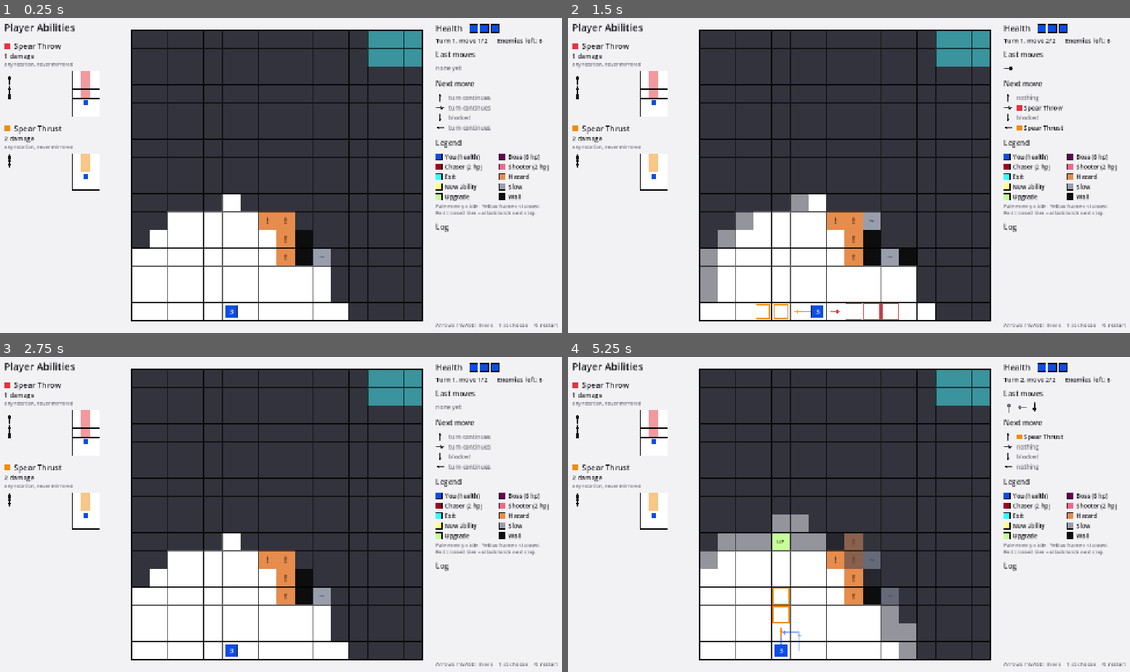
Above: before the commit, frames 1-4 (two rows, left to right).
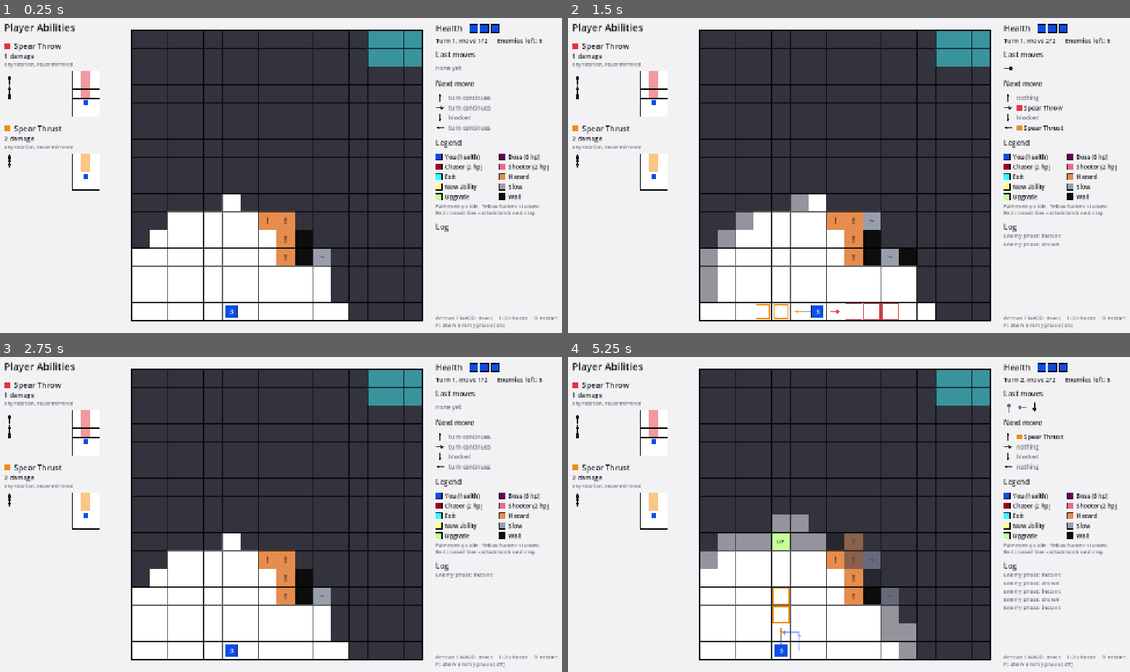
Above: after the commit, the same moments.

Repository: ftschirpke/Project-Grid
Game: Godot game, scene res://src/view/main.tscn
Two runs of this game, one before a commit and one after it. Both use one fixed random seed, a clock stepped at 60 frames per second and the inputs below.
Inputs:
- Up to frame 1 (0.25 s): no input
- Up to frame 2 (1.5 s): tap Enter at 0.5 s; hold Right 0.53-1.28 s; tap P at 0.6, 1.35 s; tap Space at 1.25 s; hold Down from 1.28 s (still down)
- Up to frame 3 (2.75 s): tap Enter at 2 s; release Down at 2.03 s; hold Right from 2.03 s (still down); tap R at 2.1 s; tap P at 2.3 s
- Up to frame 4 (5.25 s): tap Space at 2.75, 4.25 s; release Right at 2.78 s; hold Up 2.78-3.53 s; tap 1 at 2.85 s; tap P at 3.05, 3.8, 4.35, 5.1 s; tap Enter at 3.5 s; hold Left 3.53-5.03 s; tap 9 at 3.6 s; hold Down from 5.03 s (still down)

The runs differ from the first frame. In frame 1, 0.3% of the frame differs, in the area x 77-100%, y 94-99%; in frame 2, 0.4%; in frame 3, 0.4%; in frame 4, 0.7%, in the area x 77-100%, y 68-99%.

Commit message:
feat: show the enemy phase as a separate beat
After the player's last move of a turn the board shows "ENEMY TURN",
then all enemies and projectiles act at once. Toggle with P (stored in
user://settings.cfg); off is seamless as before. Only pauses when an
active enemy or projectile is on the board.

Game can now pause before the phase flagged opens_enemy_phase
(pause_before_enemies, resume_enemy_phase). The steps of one key press
run from a queue so a pause between the two steps of a slow-terrain
move resumes correctly. Tests check that pausing never changes the
outcome.

Co-Authored-By: Claude Opus 5.5 <noreply@anthropic.com>

Diff:
--- a/data/rules.tres
+++ b/data/rules.tres
@@ -29,6 +29,7 @@
 [sub_resource type="Resource" id="p05_enemy_actions"]
 script = ExtResource("7")
 turn_end_only = true
+opens_enemy_phase = true
 
 [sub_resource type="Resource" id="p06_projectiles"]
 script = ExtResource("8")
--- a/src/core/game.gd
+++ b/src/core/game.gd
@@ -9,6 +9,13 @@
 var tile_types: Array[TileDef] = []
 var enemy_types: Array[EnemyDef] = []
 var _room_text := ""
+## Stop before the enemy phase of each turn until resume_enemy_phase() is
+## called. Presentation only: the outcome is identical either way.
+var pause_before_enemies := false
+## Steps of the current key press still to run (several on slow terrain).
+var _queue: Array[StepContext] = []
+## Index of the phase the paused step continues with, or -1.
+var _paused_at := -1
 
 
 ## `room_text` overrides the configured room file (used by tests).
@@ -26,6 +33,8 @@
 
 ## Rebuilds the room from scratch. `state` is a new object afterwards.
 func restart() -> void:
+	_queue.clear()
+	_paused_at = -1
 	state = RoomLoader.build(config, _room_text, tile_types, enemy_types)
 	state.update_vision()
 	state.update_activation()
@@ -33,7 +42,7 @@
 
 ## Handles one direction key. Returns true if time passed.
 func try_move(dir: int) -> bool:
-	if state.status != GameState.Status.PLAYING or state.current_choice() != null:
+	if state.status != GameState.Status.PLAYING or state.current_choice() != null or is_enemy_phase_pending():
 		return false
 	var target := state.player.pos + Grid.vec(dir)
 	if not state.can_player_enter(target):
@@ -41,7 +50,8 @@
 			return false
 		match config.rules.boxed_in:
 			GameRules.BoxedIn.PASS_TURN:
-				_run_step(StepContext.new())
+				_queue.append(StepContext.new())
+				_run_queue()
 				return true
 			GameRules.BoxedIn.LOSE:
 				state.lose("Boxed in")
@@ -56,10 +66,26 @@
 		ctx.dir = dir
 		ctx.target = target
 		ctx.completes_move = i == cost - 1
-		_run_step(ctx)
-		if state.status != GameState.Status.PLAYING:
-			break
-	state.reserved_tile = GameState.NO_TILE
+		_queue.append(ctx)
+	_run_queue()
+	return true
+
+
+## True while the game waits (pause_before_enemies) for the enemy phase.
+func is_enemy_phase_pending() -> bool:
+	return _paused_at >= 0
+
+
+## Runs the enemy phase the game paused before, and any steps of the same key
+## press after it. Returns false if nothing was pending.
+func resume_enemy_phase() -> bool:
+	if not is_enemy_phase_pending():
+		return false
+	var from := _paused_at
+	_paused_at = -1
+	if _run_step(_queue[0], from):
+		_queue.pop_front()
+		_run_queue()
 	return true
 
 
@@ -100,15 +126,53 @@
 	return maxi(1, config.rules.player_moves_per_turn)
 
 
-func _run_step(ctx: StepContext) -> void:
-	ctx.ends_turn = state.turn_step + 1 >= _moves_per_turn()
-	state.begin_step()
-	for phase in config.rules.phases:
+## Runs queued steps until the queue is empty or a step pauses.
+func _run_queue() -> void:
+	while not _queue.is_empty():
+		if state.status != GameState.Status.PLAYING:
+			_queue.clear()
+			break
+		if not _run_step(_queue[0]):
+			return
+		_queue.pop_front()
+	state.reserved_tile = GameState.NO_TILE
+
+
+## Runs one world step from phase `from`. Returns false if it paused before
+## the enemy phase; resume_enemy_phase() continues it.
+func _run_step(ctx: StepContext, from := 0) -> bool:
+	var phases := config.rules.phases
+	if from == 0:
+		ctx.ends_turn = state.turn_step + 1 >= _moves_per_turn()
+		state.begin_step()
+	for i in range(from, phases.size()):
 		if state.status != GameState.Status.PLAYING:
 			break
+		var phase := phases[i]
 		if phase == null or (phase.turn_end_only and not ctx.ends_turn):
 			continue
+		if i != from and phase.opens_enemy_phase and _should_pause():
+			_paused_at = i
+			state.emit_event(&"enemy_phase_pending")
+			return false
 		phase.run(state, ctx)
+	_finish_step(ctx)
+	return true
+
+
+## Pause only when something will visibly act, so empty turns stay instant.
+func _should_pause() -> bool:
+	if not pause_before_enemies:
+		return false
+	if not state.projectiles.is_empty():
+		return true
+	for e in state.enemies:
+		if e.is_alive() and e.active:
+			return true
+	return false
+
+
+func _finish_step(ctx: StepContext) -> void:
 	if ctx.ends_turn:
 		state.turn_count += 1
 		state.turn_step = 0
--- a/src/core/phases/step_phase.gd
+++ b/src/core/phases/step_phase.gd
@@ -7,6 +7,9 @@
 
 ## Run only on the last step of a turn (see GameRules.player_moves_per_turn).
 @export var turn_end_only := false
+## The enemy phase of a turn starts here. Game can pause before this phase
+## (Game.pause_before_enemies) so the view can show the two halves apart.
+@export var opens_enemy_phase := false
 
 
 func run(_state: GameState, _ctx: StepContext) -> void:
--- a/src/view/board_view.gd
+++ b/src/view/board_view.gd
@@ -11,6 +11,8 @@
 var game: Game
 ## Results of Game.preview() for the four directions.
 var previews: Array = []
+## Text shown across the top of the board, e.g. during the enemy phase.
+var phase_banner := ""
 var _flashes: Array = [] # { tiles, color, time }
 
 
@@ -74,7 +76,18 @@
 	_draw_units(s, ts, font)
 	_draw_flashes()
 	draw_rect(Rect2(_origin(), Vector2(s.width, s.height) * ts), Color.BLACK, false, 2.0)
+	_draw_phase_banner(s, ts, font)
 	_draw_end_banner(s, font)
+
+
+func _draw_phase_banner(s: GameState, ts: float, font: Font) -> void:
+	if phase_banner == "" or s.status != GameState.Status.PLAYING:
+		return
+	var board := Rect2(_origin(), Vector2(s.width, s.height) * ts)
+	draw_rect(board, Color(0.6, 0.0, 0.08), false, 5.0)
+	var band := Rect2(board.position, Vector2(board.size.x, 34))
+	draw_rect(band, Color(0.45, 0.0, 0.06, 0.85))
+	DrawUtil.text_centered(self, font, band, phase_banner, 20, Color.WHITE)
 
 
 func _draw_tiles(s: GameState, ts: float, font: Font) -> void:
--- a/src/view/main.gd
+++ b/src/view/main.gd
@@ -4,6 +4,11 @@
 
 const LOG_LINES := 8
 const BACKGROUND := Color(0.95, 0.95, 0.96)
+## Enemy phase display: pause after the player's last move, then hold the
+## result briefly before input is accepted again.
+const ENEMY_PHASE_DELAY := 0.35
+const ENEMY_PHASE_HOLD := 0.25
+const SETTINGS_PATH := "user://settings.cfg"
 
 @export var config: GameConfig
 
@@ -16,6 +21,10 @@
 var _choice_buttons: VBoxContainer
 var _shown_choice: Choice
 var _log: Array[String] = []
+## Show the enemy phase as a separate beat (toggle with P).
+var _show_enemy_phase := true
+## Input is ignored while the enemy phase plays.
+var _busy := false
 
 
 func _ready() -> void:
@@ -23,6 +32,8 @@
 		config = load("res://data/game.tres")
 	_build_ui()
 	game = Game.new(config)
+	_load_settings()
+	game.pause_before_enemies = _show_enemy_phase
 	_bind_state()
 
 
@@ -105,6 +116,8 @@
 	match key.keycode:
 		KEY_R:
 			_restart()
+		KEY_P:
+			_toggle_enemy_phase()
 		KEY_UP, KEY_W:
 			_move(Grid.Dir.UP)
 		KEY_RIGHT, KEY_D:
@@ -122,8 +135,52 @@
 
 
 func _move(dir: int) -> void:
+	if _busy:
+		return
 	game.try_move(dir)
 	_refresh()
+	if game.is_enemy_phase_pending():
+		_play_enemy_phase()
+
+
+## Your moves are on the board; announce the enemies, then let them all act
+## at once.
+func _play_enemy_phase() -> void:
+	_busy = true
+	_board.phase_banner = "ENEMY TURN"
+	_refresh()
+	await get_tree().create_timer(ENEMY_PHASE_DELAY).timeout
+	# A restart in the meantime drops the pending phase.
+	if game.is_enemy_phase_pending():
+		game.resume_enemy_phase()
+		_refresh()
+		await get_tree().create_timer(ENEMY_PHASE_HOLD).timeout
+	_board.phase_banner = ""
+	_busy = false
+	_refresh()
+
+
+func _toggle_enemy_phase() -> void:
+	_show_enemy_phase = not _show_enemy_phase
+	game.pause_before_enemies = _show_enemy_phase
+	_side.show_enemy_phase = _show_enemy_phase
+	_add_log("Enemy phase: %s" % ("shown" if _show_enemy_phase else "instant"))
+	_save_settings()
+	_refresh()
+
+
+func _load_settings() -> void:
+	var cfg := ConfigFile.new()
+	if cfg.load(SETTINGS_PATH) == OK:
+		_show_enemy_phase = cfg.get_value("display", "show_enemy_phase", true)
+	_side.show_enemy_phase = _show_enemy_phase
+
+
+func _save_settings() -> void:
+	var cfg := ConfigFile.new()
+	cfg.load(SETTINGS_PATH)
+	cfg.set_value("display", "show_enemy_phase", _show_enemy_phase)
+	cfg.save(SETTINGS_PATH)
 
 
 func _choose(index: int) -> void:
@@ -134,7 +191,7 @@
 func _refresh() -> void:
 	var state := game.state
 	var previews: Array = []
-	if state.status == GameState.Status.PLAYING and state.current_choice() == null:
+	if state.status == GameState.Status.PLAYING and state.current_choice() == null and not _busy:
 		for dir in 4:
 			previews.append(game.preview(dir))
 	_board.previews = previews
--- a/src/view/side_panel.gd
+++ b/src/view/side_panel.gd
@@ -8,6 +8,7 @@
 var game: Game
 var previews: Array = []
 var log_lines: Array[String] = []
+var show_enemy_phase := true
 
 
 func bind(new_game: Game) -> void:
@@ -30,7 +31,8 @@
 		draw_rect(pip, Color.BLACK, false, 1.5)
 	y += 26
 	var per_turn := maxi(1, s.rules.player_moves_per_turn)
-	DrawUtil.text(self, font, Vector2(0, y), "Turn %d, move %d/%d      Enemies left: %d" % [s.turn_count + 1, s.turn_step + 1, per_turn, s.enemies.size()], 14)
+	var phase := "enemy turn" if game.is_enemy_phase_pending() else "move %d/%d" % [s.turn_step + 1, per_turn]
+	DrawUtil.text(self, font, Vector2(0, y), "Turn %d, %s      Enemies left: %d" % [s.turn_count + 1, phase, s.enemies.size()], 14)
 
 	y += 32
 	DrawUtil.text(self, font, Vector2(0, y), "Last moves", 16)
@@ -81,7 +83,8 @@
 		y += 18
 		DrawUtil.text(self, font, Vector2(0, y), line, 12, DrawUtil.MUTED)
 
-	DrawUtil.text(self, font, Vector2(0, size.y - 6), "Arrows / WASD: move    1-3: choose    R: restart", 12, DrawUtil.MUTED)
+	DrawUtil.text(self, font, Vector2(0, size.y - 22), "Arrows / WASD: move    1-3: choose    R: restart", 12, DrawUtil.MUTED)
+	DrawUtil.text(self, font, Vector2(0, size.y - 6), "P: show enemy phase (%s)" % ("on" if show_enemy_phase else "off"), 12, DrawUtil.MUTED)
 
 
 func _draw_preview_line(dir: int, pos: Vector2, font: Font) -> void:
--- a/tests/run_tests.gd
+++ b/tests/run_tests.gd
@@ -306,6 +306,76 @@
 	moves(game, "R")
 	eq(game.state.player.hp, 2, "hit on entering its tile, mid-turn")
 	eq(game.state.projectiles.size(), 0, "projectile destroyed")
+
+
+# --- separate enemy phase (view toggle) --------------------------------------
+
+func test_enemy_phase_pauses_and_resumes() -> void:
+	var game := make("P.......\n........\n.......c", NO_KILL_WIN)
+	game.pause_before_enemies = true
+	var chaser := game.state.enemies[0]
+	chaser.active = true
+	moves(game, "R")
+	eq(game.is_enemy_phase_pending(), false, "no pause after the first move")
+	moves(game, "D")
+	eq(game.is_enemy_phase_pending(), true, "paused after the second move")
+	eq(game.state.player.pos, Vector2i(1, 1), "the player's moves are done")
+	eq(chaser.pos, Vector2i(7, 2), "enemies have not acted yet")
+	eq(game.try_move(R), false, "no input while the enemy phase is pending")
+	eq(game.resume_enemy_phase(), true, "resumed")
+	check(chaser.pos != Vector2i(7, 2), "enemies acted")
+	eq(game.is_enemy_phase_pending(), false, "nothing pending afterwards")
+	eq(game.state.turn_count, 1, "turn completed")
+	eq(game.resume_enemy_phase(), false, "nothing to resume")
+
+
+func test_enemy_phase_skipped_when_nothing_acts() -> void:
+	var game := make("P.......\n........\n.......c", NO_KILL_WIN)
+	game.pause_before_enemies = true
+	moves(game, "RD")
+	eq(game.is_enemy_phase_pending(), false, "idle enemies: no pause")
+
+
+func test_enemy_phase_pause_does_not_change_the_outcome() -> void:
+	var room := "P....\n.....\n..c.s\n....."
+	var results := []
+	for pause in [false, true]:
+		var game := make(room, NO_KILL_WIN)
+		game.pause_before_enemies = pause
+		for e in game.state.enemies:
+			e.active = true
+		for c in "RRDULRDD":
+			game.try_move("URDL".find(c))
+			while game.is_enemy_phase_pending():
+				game.resume_enemy_phase()
+		var enemies: Array = game.state.enemies.map(func(e: Unit) -> Array: return [e.pos, e.hp])
+		results.append([game.state.player.pos, game.state.player.hp, enemies, game.state.projectiles.size(), game.state.turn_count])
+	eq(results[1], results[0], "same board with and without the pause")
+
+
+func test_enemy_phase_pause_inside_slow_terrain() -> void:
+	var game := make("P~..\n....\n...c", NO_KILL_WIN)
+	game.pause_before_enemies = true
+	game.state.enemies[0].active = true
+	moves(game, "D") # first move of the turn
+	moves(game, "U") # second move ends the turn
+	eq(game.is_enemy_phase_pending(), true, "paused")
+	game.resume_enemy_phase()
+	moves(game, "R") # wading takes both steps of the next turn; the second ends it
+	eq(game.is_enemy_phase_pending(), true, "paused on the wading move's second step")
+	eq(game.state.player.pos, Vector2i(1, 0), "player arrived in the slow tile")
+	game.resume_enemy_phase()
+	eq(game.state.reserved_tile, GameState.NO_TILE, "reservation released afterwards")
+
+
+func test_restart_clears_pending_enemy_phase() -> void:
+	var game := make("P.......\n........\n.......c", NO_KILL_WIN)
+	game.pause_before_enemies = true
+	game.state.enemies[0].active = true
+	moves(game, "RD")
+	game.restart()
+	eq(game.is_enemy_phase_pending(), false, "restart drops the pause")
+	eq(game.try_move(R), true, "input works again")
 
 
 # --- movement and time -------------------------------------------------------
Not shown, changed: DESIGN.md
